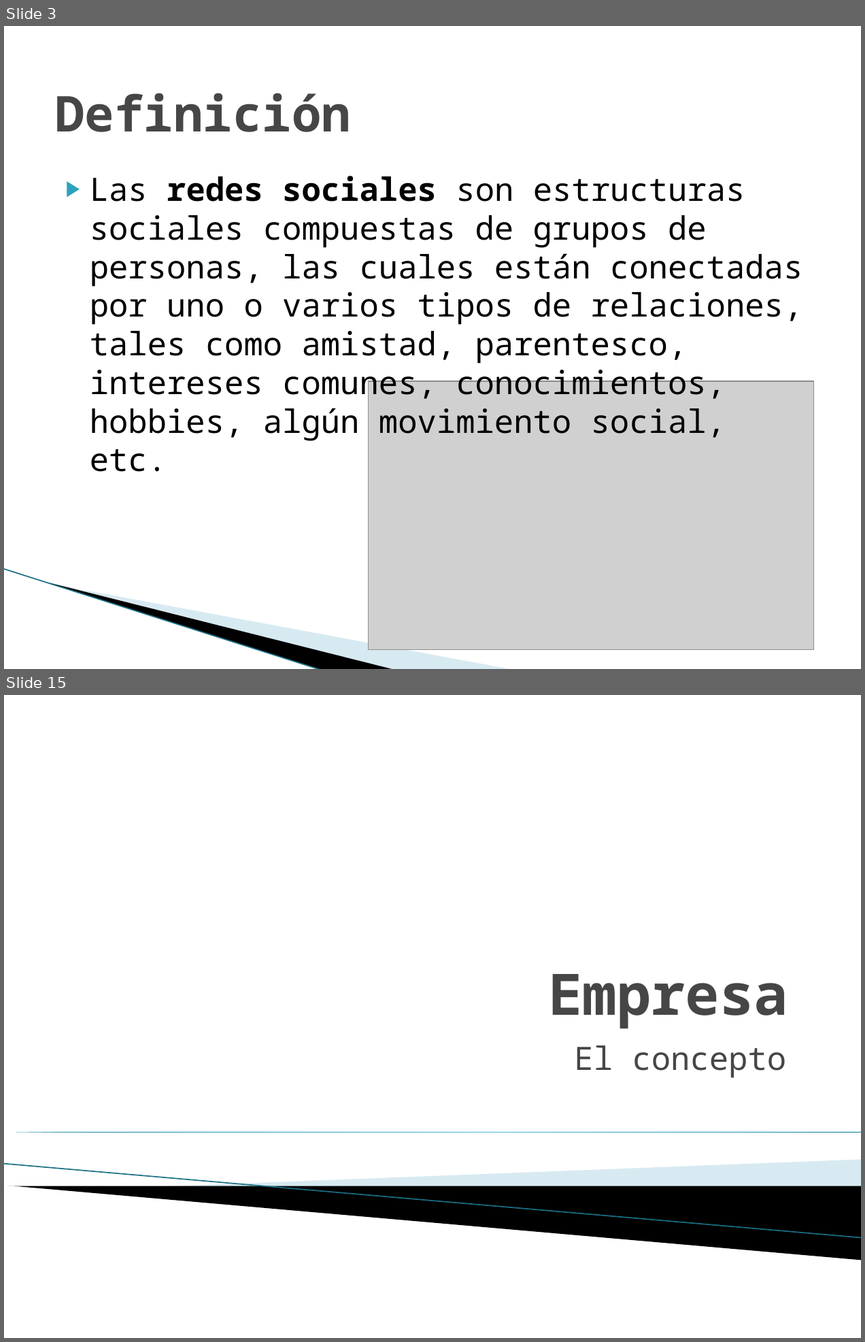
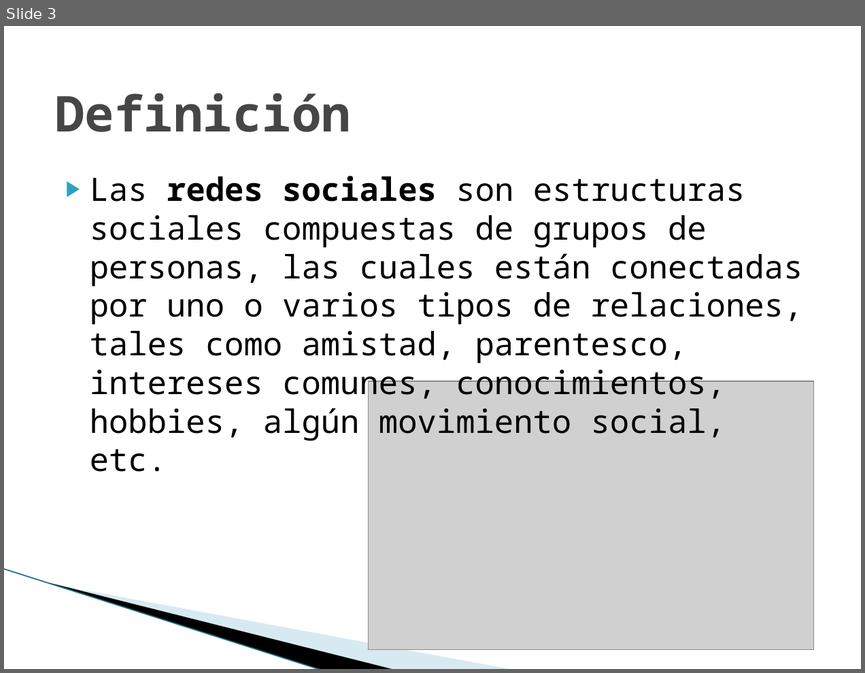
Before and after one commit to carlamadeo/proyectosfacultad, a slide deck: Modelos Organizacionales/TPS/TP_Grupo_C_Redes_Sociales.pptx. Shown one above the other, each under a label of ours: slides 3 and 15 before the commit, slide 3 after it; the slides between them are not shown. The pictures are 865x1342 and 865x673 pixels, drawn with LibreOffice and Linux fonts; fonts in the diff are those of the drawing; grey boxes stand for pictures; background and template pictures are left out. Boxes give left, top, right and bottom in pixels: in the first picture for what was removed or moved away, otherwise in the second. Text is boxed around its words. In the diff, an @@ line names an element or a change of style, - is before the commit and + after.

```diff
--- a/Modelos Organizacionales/TPS/TP_Grupo_C_Redes_Sociales.pptx
+++ b/Modelos Organizacionales/TPS/TP_Grupo_C_Redes_Sociales.pptx
@@ slide 15 removed at box(4, 695, 861, 1338), background #FFFFFF @@
@@ title removed at box(548, 974, 788, 1028) @@
-Empresa
@@ subtitle removed at box(574, 1045, 786, 1078) @@
-El concepto
@@ right triangle removed at box(4, 1132, 861, 1132) @@
@@ line removed from (4, 1164) to (861, 1238) @@
@@ freeform shape removed at box(162, 1159, 861, 1205) @@
@@ freeform shape removed at box(7, 1186, 861, 1259) @@
```
Also in this commit, not shown: 5 slides added, 46 other slides removed, 4 other files.
